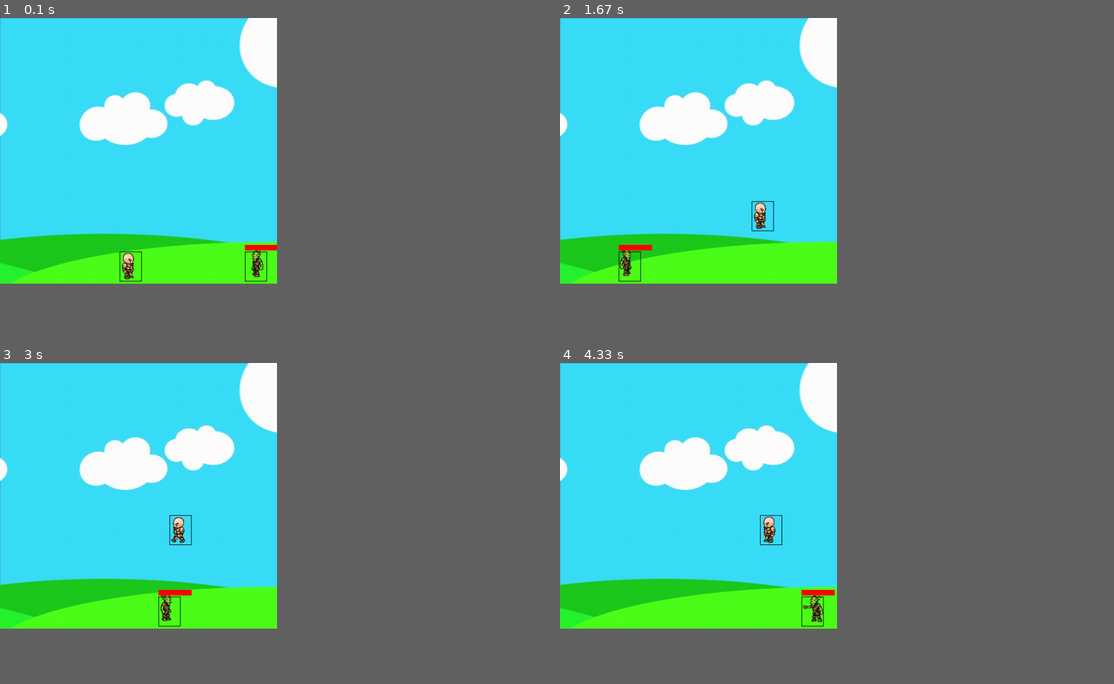
Above: before the commit, frames 1-4 (two rows, left to right).
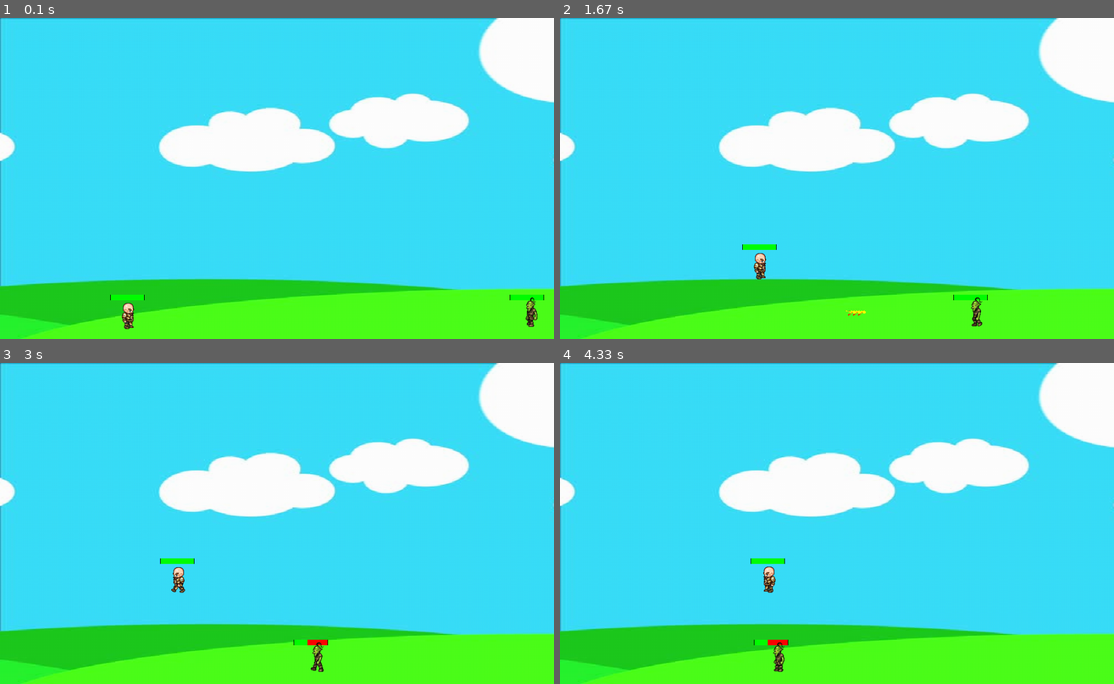
Above: after the commit, the same moments.

Repository: samspark345/Shooting_game-Pygame-
Game: pygame game, started from game.py
Two runs of this game, one before a commit and one after it. Both use one fixed random seed, a clock stepped at 60 frames per second and the inputs below.
Inputs:
- Up to frame 1 (0.1 s): no input
- Up to frame 2 (1.67 s): hold S 0.33-0.8 s; hold Right 0.33-0.8 s; hold Right 0.83-1.3 s; tap Space at 0.9, 1.2, 1.4 s; hold W 1.33-1.63 s
- Up to frame 3 (3 s): hold Right 1.67-2.13 s; tap Space at 1.73, 2.03, 2.23, 2.53, 2.8 s; hold A 2.17-2.7 s; hold Left from 2.73 s (still down)
- Up to frame 4 (4.33 s): tap Space at 3.1, 3.63, 3.93, 4.3 s; release Left at 3.13 s; hold Right 3.57-4.2 s; hold A from 4.23 s (still down)
In our replay, the window is 450x432 before the commit and 900x522 after it. These sizes can differ from the game's own. Grey fills any space a smaller window leaves; there, only what the larger window draws over its background counts as a difference.

The runs differ from the first frame. In frame 1, 67% of the frame differs, in the area x 0-100%, y 0-100%; in frame 2, 67%; in frame 3, 68%; in frame 4, 68%.

Commit message:
Finished most parts of the simple game and adding gameover

Diff:
--- a/actor.py
+++ b/actor.py
@@ -1,13 +1,16 @@
 import pygame
+from pygame import sprite
+
+screen_width, screen_height = 1000, 480
 
 
-class Actor(object):
+class Actor(sprite.Sprite):
     def __init__(self, x, y, width, height, role):
+        super().__init__()
         self.x = x
         self.y = y
         self.width = width
         self.height = height
-        self.health = 5
         self.vel = 5
         self.isJump = False
         self.left = False
@@ -20,6 +23,7 @@
         self.facing = 1
         self.bullets = []
         self.hitbox = (self.x + 16, self.y + 12, self.width-24, self.height-10)
+        self.image_set = False
         self.role = role
 
     #create walkRight image array
@@ -37,31 +41,28 @@
             for num in range(1, 12):
                 self.walkLeftSprites.append(pygame.image.load('img/'+self.role +'/left_walk/L'+str(num)+'.png'))
 
-    def draw(self, win):
+    def update(self):
         # why this 27?
-        if self.walkCount + 1 >= 27 and self.role == "player":
+        self.image_set = True
+        if self.walkCount + 1 >= 27:
             self.walkCount = 0
 
-        else:
-            if self.walkCount + 1 >= 33:
-             self.walkCount = 0
-
         if self.left:
-            win.blit(self.walkLeftSprites[self.walkCount//3], (self.x, self.y))
+            self.image = self.walkLeftSprites[self.walkCount//3]
+            self.rect, self.rect.x, self.rect.y = self.image.get_rect(), self.x, self.y
             self.walkCount += 1
         elif self.right:
-            win.blit(self.walkRightSprites[self.walkCount//3], (self.x, self.y))
+            self.image = self.walkRightSprites[self.walkCount//3]
+            self.rect, self.rect.x, self.rect.y = self.image.get_rect(), self.x, self.y
             self.walkCount += 1
         else:
             if self.facing == 1:
-                win.blit(self.walkRightSprites[0], (self.x, self.y))
+                self.image = self.walkRightSprites[0]
+                self.rect, self.rect.x, self.rect.y = self.image.get_rect(), self.x, self.y
 
             else:
-                win.blit(self.walkLeftSprites[0], (self.x, self.y))
-        self.hitbox = (self.x + 16, self.y+12, self.width-24, self.height-10)
-        pygame.draw.rect(win, (0, 0, 0), self.hitbox, 1)
-        if self.role == "enemy":
-            pygame.draw.rect(win, (255, 0, 0), (self.x + 16, self.y, self.life, 10), 0)
+                self.image = self.walkLeftSprites[0]
+                self.rect, self.rect.x, self.rect.y = self.image.get_rect(), self.x, self.y
 
     def walkLeft(self):
         if self.x > self.vel:
@@ -71,7 +72,7 @@
             self.facing = -1
 
     def walkRight(self):
-        if self.x < 500 - self.width - self.vel:
+        if self.x < screen_width - self.width - self.vel:
             self.x += self.vel
             self.right = True
             self.left = False
@@ -98,29 +99,49 @@
                 self.isJump = False
                 self.jumpCount = 10
 
+    def life_update(self, win):
+        pygame.draw.rect(win, (0, 0, 0), (self.x-1, self.y, 62, 10), 1)
+        pygame.draw.rect(win, (255, 0, 0), (self.x, self.y, 60, 10))
+        pygame.draw.rect(win, (0, 255, 0), (self.x, self.y, self.life, 10))
 
-class projectile(object):
 
-    def __init__(self, x, y, radius, facing):
+class projectile(sprite.Sprite):
+
+    def __init__(self, x, y, facing):
+        super().__init__()
         self.x = x
         self.y = y
-        self.radius = radius
+        self.image = pygame.image.load("img/fireball.png")
+        self.size = self.image.get_size()
+        self.image = pygame.transform.scale(self.image, (int(self.size[0]/2), int(self.size[1]/2)))
+        self.image2 = pygame.transform.flip(self.image, True, False)
+        self.rect = self.image.get_rect()
         self.vel = 8 * facing
 
-    def draw(self, win):
-        pygame.draw.circle(win, (0,0,0), (self.x, self.y), self.radius)
+    def update(self):
+        if self.vel < 0:
+            self.image = self.image2
+        self.rect.x, self.rect.y = self.x, self.y-28
+
+    def collision(self, sprite1, sprite2):
+        col = sprite1.rect.colliderect(sprite2.rect)
+        return col
 
 
 class Player(Actor):
     def __init__(self, x, y, width, height):
         Actor.__init__(self, x, y, width, height, "player")
+        self.life = 60
 
 
 class Enemy(Actor):
     def __init__(self, x, y, width, height):
         Actor.__init__(self, x, y, width, height, "enemy")
+        self.facing = -1
         self.life = 60
-        self.endpos = 500 - self.width - self.vel
+        self.endpos = screen_width - self.width - self.vel
+        self.left = True
+        self.right = False
 
     def move(self):
         if self.left:
@@ -133,3 +154,20 @@
             self.right, self.left = False, True
         elif self.x <= 0+self.vel and self.facing == -1 and self.left:
             self.right, self.left = True, False
+
+    def update(self):
+        # why this 27?
+        self.image_set = True
+        if self.walkCount + 1 >= 33:
+            self.walkCount = 0
+
+        if self.left:
+            self.image = self.walkLeftSprites[self.walkCount//3]
+            self.image.set_colorkey((0, 0, 0))
+            self.rect, self.rect.x, self.rect.y = self.image.get_rect(), self.x, self.y
+            self.walkCount += 1
+        elif self.right:
+            self.image = self.walkRightSprites[self.walkCount//3]
+            self.image.set_colorkey((0, 0, 0))
+            self.rect, self.rect.x, self.rect.y = self.image.get_rect(), self.x, self.y
+            self.walkCount += 1
--- a/game.py
+++ b/game.py
@@ -1,96 +1,126 @@
 import pygame, random
 from actor import Player, projectile, Enemy
+from pygame import sprite
+
+screen_width, screen_height = 1000, 580
+
 
 pygame.init()
-win = pygame.display.set_mode((500, 480))
+win = pygame.display.set_mode((screen_width, screen_height))
 
 pygame.display.set_caption("First Game")
 
 clock = pygame.time.Clock()
 
 bg = pygame.image.load('img/bg.jpg')
+bg_size = bg.get_size()
+bg = pygame.transform.scale(bg, (int(bg_size[0]*2), int(bg_size[1])+100))
 
 
 def redrawGameWindow():
     win.blit(bg, (0, 0))
-    player.draw(win)
-    if len(enemy) > 0:
-        enemy[0].draw(win)
-    for bullet in player.bullets:
-        bullet.draw(win)
+    enemy.life_update(win), player.life_update(win)
+    allsprites.update()
+    allsprites.draw(win)
 
     pygame.display.update()
 
 if __name__ == "__main__":
-    player = Player(200, 410, 64, 64)
+    player = Player(200, 500, 64, 64)
     player.setup()
-    enemy = []
+    enemy = Enemy(screen_width - player.width - player.vel, 500, 64, 64)
+    enemy.setup()
     shoottimer = 0
+    bullets = sprite.Group()
+    allsprites = sprite.Group()
+    allsprites.add(player, enemy)
+    hit_timer = 0
+    font = pygame.font.SysFont('comicsans', 60, True)
+    Gameover = False
     run = True
 
     while run:
         clock.tick(27)
-
         for event in pygame.event.get():
             if event.type == pygame.QUIT:
                 run = False
 
+        if Gameover:
+            text = font.render("GAME OVER", 1, (0, 0, 0))
+            win.blit(text, (350, screen_height//2))
+            pygame.display.update()
+        else:
+            keys = pygame.key.get_pressed()
 
-        keys = pygame.key.get_pressed()
+            if shoottimer >= 3:
+                shoottimer = 0
+            elif shoottimer > 0:
+                shoottimer += 1
 
-        if shoottimer >= 3:
-            shoottimer = 0
-        elif shoottimer > 0:
-            shoottimer += 1
+            if keys[pygame.K_s] and len(bullets) < 3 and shoottimer == 0:
+                bullet = projectile(round(player.x + player.width//2), round(player.y + player.height//2), player.facing)
+                bullets.add(bullet)
+                allsprites.add(bullet)
+                shoottimer += 1
 
-        if keys[pygame.K_s] and len(player.bullets) < 5 and shoottimer == 0:
-            player.bullets.append(projectile(round(player.x + player.width//2), round(player.y + player.height//2), 3, player.facing))
-            shoottimer += 1
+            for bullet in bullets:
+                if bullet.x < screen_width and bullet.x > 0:
+                    bullet.x += bullet.vel
+                    collision = sprite.collide_rect(bullet, enemy)
+                    if collision:
+                        allsprites.remove(bullet), bullets.remove(bullet)
+                        enemy.life -= 12
 
-        for bullet in player.bullets:
-            if len(enemy) > 0 and (bullet.y - bullet.radius < enemy[0].hitbox[1] + enemy[0].hitbox[3]) and (bullet.y + bullet.radius > enemy[0].hitbox[1]):
-                if  (bullet.x - bullet.radius > enemy[0].hitbox[0]) and (bullet.x - bullet.radius < enemy[0].hitbox[0] + enemy[0].hitbox[2]):
-                    player.bullets.remove(bullet)
-                    enemy[0].life -= 12
-                    print("you have been hit")
+                else:
+                    bullets.remove(bullet)
+                    allsprites.remove(bullet)
 
-            if bullet.x < 500 and bullet.x > 0:
-                bullet.x += bullet.vel
+            if keys[pygame.K_a] or keys[pygame.K_LEFT]:
+                player.facing = -1
+                player.walkLeft()
+            elif keys[pygame.K_d] or keys[pygame.K_RIGHT]:
+                player.facing = 1
+                player.walkRight()
+            elif keys[pygame.K_x]:
+                run = False
             else:
-                player.bullets.remove(bullet)
+                player.stop()
 
-        if keys[pygame.K_a] or keys[pygame.K_LEFT]:
-            player.facing = -1
-            player.walkLeft()
-        elif keys[pygame.K_d] or keys[pygame.K_RIGHT]:
-            player.facing = 1
-            player.walkRight()
-        elif keys[pygame.K_x]:
-            run = False
-        else:
-            player.stop()
-
-        player.jump(keys)
+            player.jump(keys)
 
 
-        #### enemy ####
-        endpos = 500 - player.width - player.vel
-        if len(enemy) < 1:
-            xpos = ([endpos, player.vel])
-            enemy.append(Enemy(xpos[random.randint(0, 1)], 410, 64, 64))
-            if xpos == endpos:
-                enemy[0].facing, enemy[0].left, enemy[0].right = -1, True, False
+            # player hit ####
+            if (player.image_set and enemy.image_set) and sprite.collide_rect(player, enemy) and hit_timer == 0:
+                player.life -= 6
+                hit_timer += 1
+            if hit_timer > 0:
+                if hit_timer + 1 > 5:
+                    hit_timer = 0
+                else:
+                    hit_timer += 1
+            if player.life <= 0:
+                Gameover = True
+
+            #### enemy ####
+            endpos = screen_width - player.width - player.vel
+            if not(allsprites.has(enemy)):
+                xpos = ([endpos, player.vel])
+                enemy = Enemy(xpos[random.randint(0, 1)], 500, 64, 64)
+                if xpos == endpos:
+                    enemy.facing, enemy.left, enemy.right = -1, True, False
+                else:
+                    enemy.facing, enemy.left, enemy.right = 1, False, True
+                enemy.setup()
+                allsprites.add(enemy)
             else:
-                enemy[0].facing, enemy[0].left, enemy[0].right = 1, False, True
-            enemy[0].setup()
-        else:
-            enemy[0].enemy_tracking()
+                enemy.enemy_tracking()
 
-        if enemy[0].life == 0:
-            enemy.pop()
-        else:
-            enemy[0].move()
+            if enemy.life == 0:
+                allsprites.remove(enemy)
+                enemy.image_set = False
+            else:
+                enemy.move()
 
-        redrawGameWindow()
+            redrawGameWindow()
 
     pygame.quit()
Binary file added: img/fireball.png
